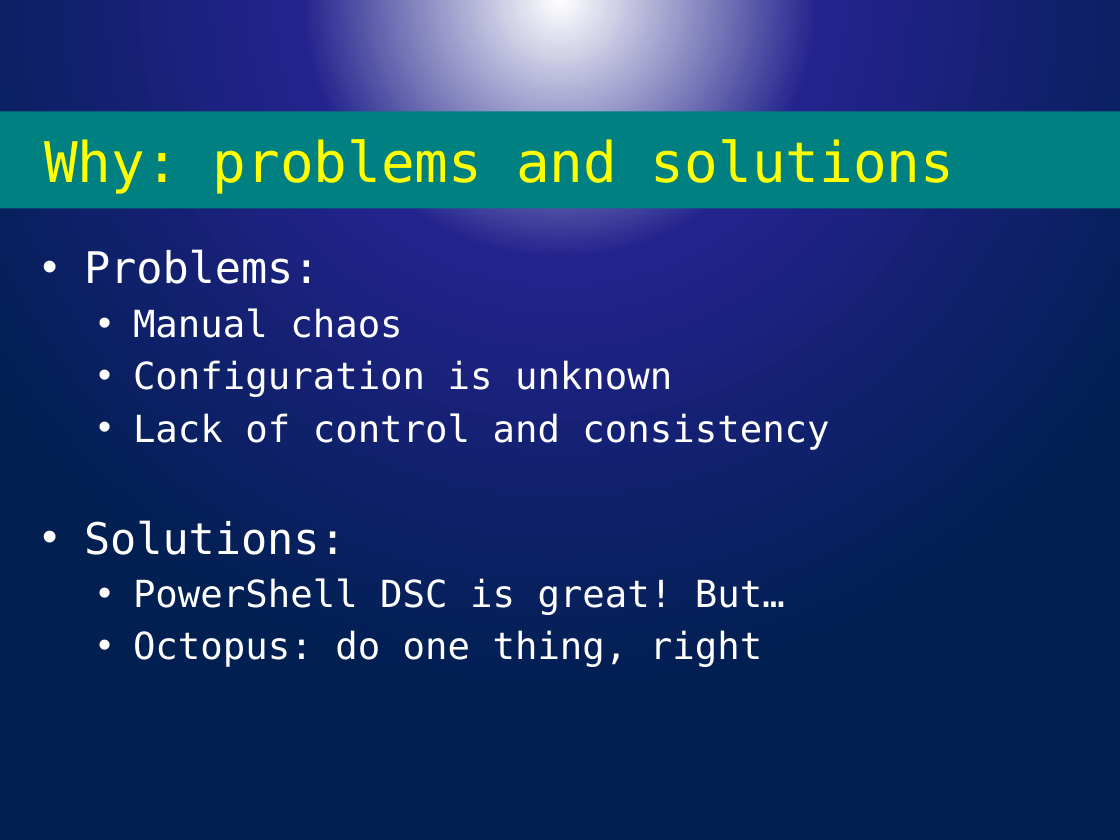
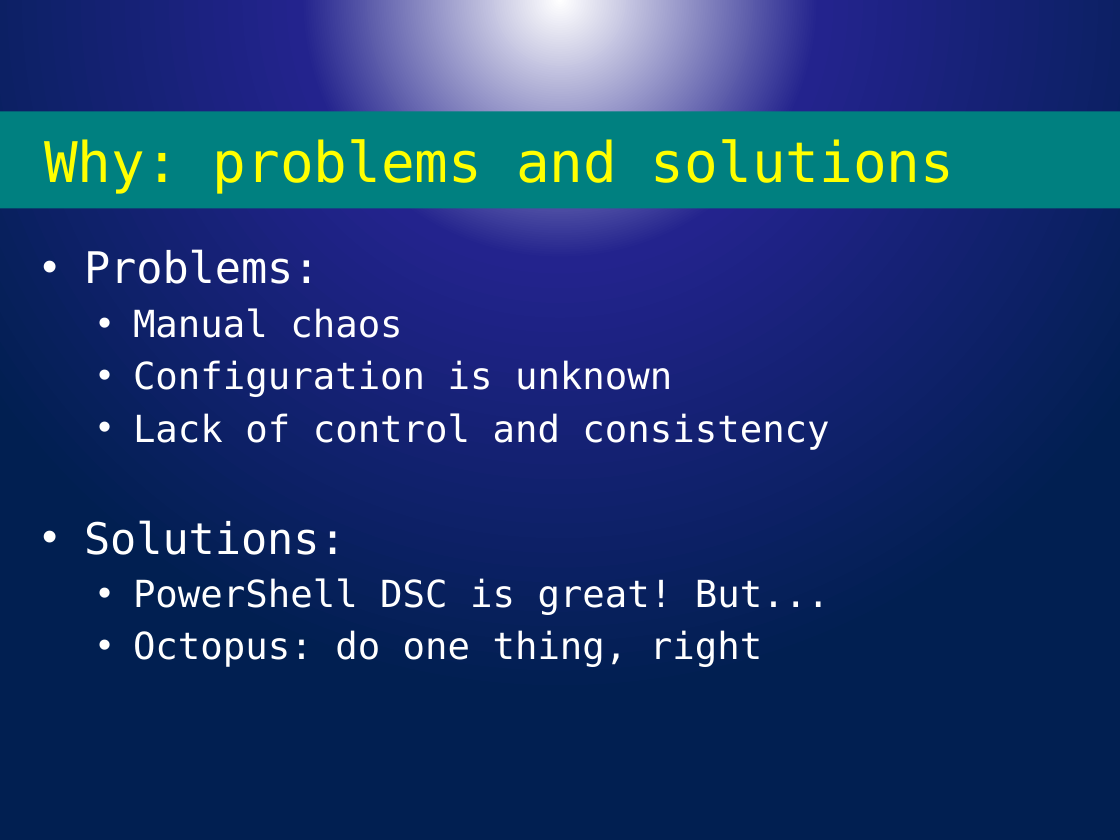
Before and after one commit to psconfeu/2016, a slide deck: slide 5 of Bartek Bielawski/DscOctopus/DSC and Octopus.pptx. Drawn at 1120x840 pixels with LibreOffice and Linux fonts; fonts in the diff are those of the drawing; background and template pictures are left out. Boxes give left, top, right and bottom in pixels: in the first picture for what was removed or moved away, otherwise in the second. Text is boxed around its words. In the diff, an @@ line names an element or a change of style, - is before the commit and + after.

Commit message:
Last update to the slides

```diff
--- a/Bartek Bielawski/DscOctopus/DSC and Octopus.pptx
+++ b/Bartek Bielawski/DscOctopus/DSC and Octopus.pptx
@@ text at (133,578,830,615): text changed @@
-  • PowerShell DSC is great! But…
+  • PowerShell DSC is great! But...
```
Also in this commit, not shown: 1 other slide changed.
